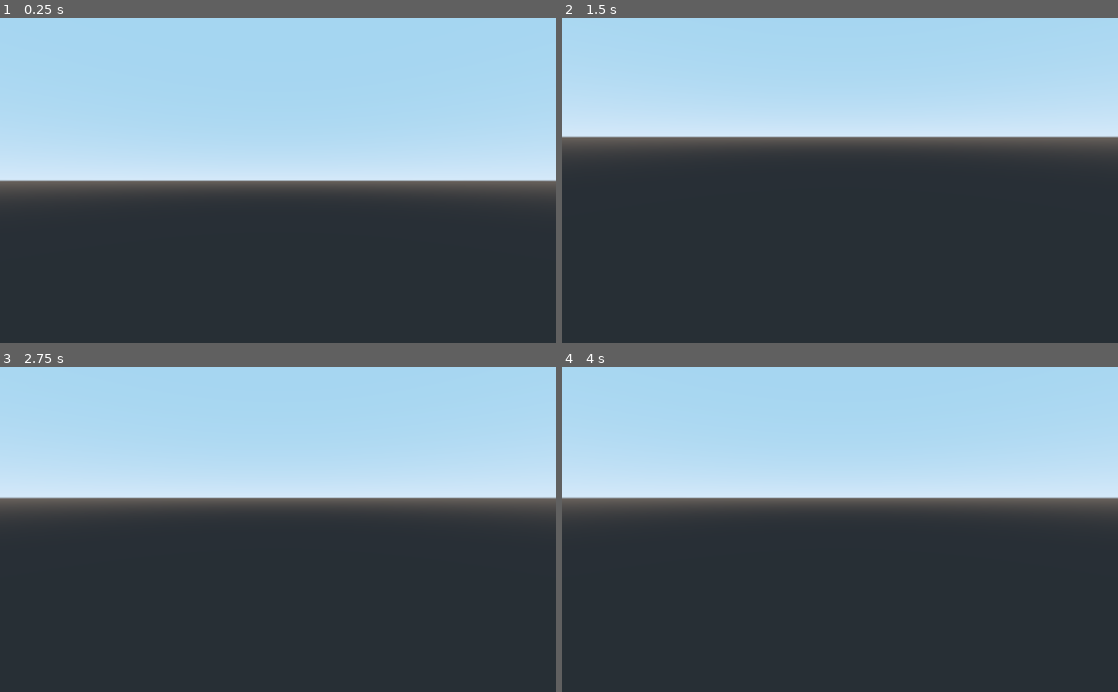
Above: before the commit, frames 1-4 (two rows, left to right).
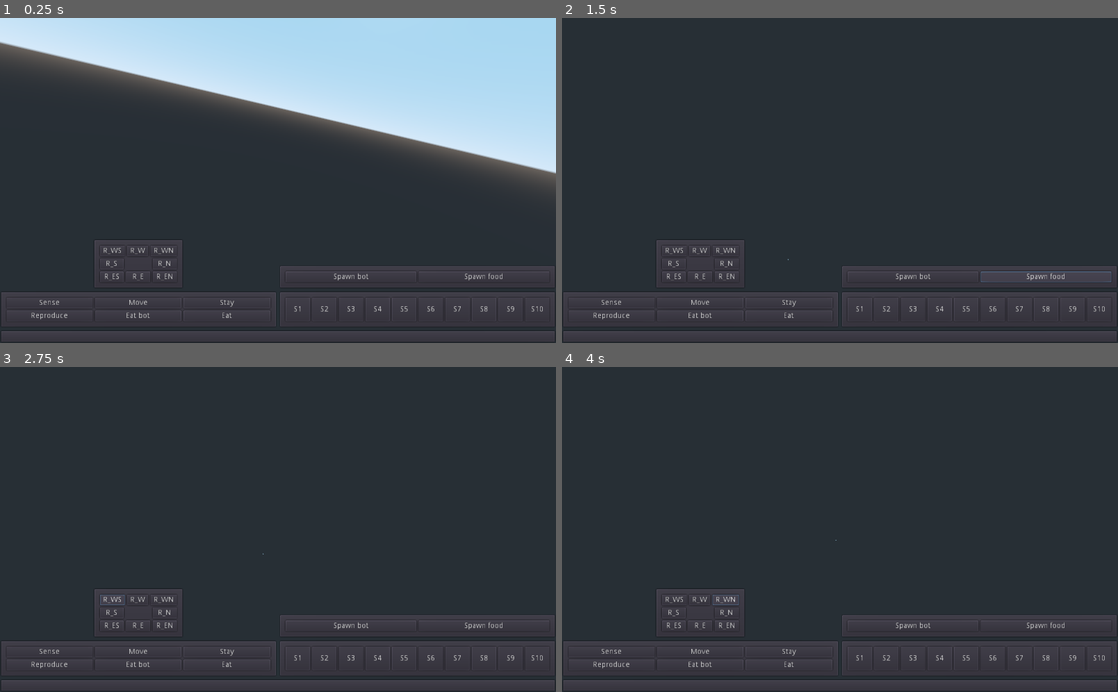
Above: after the commit, the same moments.

Repository: Di4ik3r/HowItEnds
Game: Godot game, scene res://scenes/simulation/Simulation.tscn
Two runs of this game, one before a commit and one after it. Both use one fixed random seed, a clock stepped at 60 frames per second and the inputs below. This scene is started directly instead of the project's main scene.
Inputs (mouse positions are in pixels of both pictures, inside the frame that each line leads up to):
- Up to frame 1 (0.25 s): no input
- Up to frame 2 (1.5 s): click (912, 278) at 0.5 s, where only the run after the commit has a clickable "Spawn bot"; click (1045, 278) at 1.25 s, where only the run after the commit has a clickable "Spawn food"
- Up to frame 3 (2.75 s): click (111, 601) at 2 s, where only the run after the commit has a clickable "R_WS"
- Up to frame 4 (4 s): click (701, 601) at 2.75 s, where only the run after the commit has a clickable "R_W"; click (723, 601) at 3.5 s, where only the run after the commit has a clickable "R_WN"

The runs differ from the first frame. In frame 1, 35% of the frame differs, in the area x 0-100%, y 0-99%; in frame 2, 44%; in frame 3, 47%; in frame 4, 47%.
Error before the commit: Invalid call. Nonexistent function 'get_available_pos' in base 'Nil'. (res://scripts/simulation/food/FoodManager.gd:24)
Error after the commit: Invalid call. Nonexistent function 'get_available_pos' in base 'Nil'. (res://scripts/simulation/bot/BotManager.gd:30)

Commit message:
full implementation of food; minor changes to scripts and scenes

Diff:
--- a/scenes/simulation/Simulation.tscn
+++ b/scenes/simulation/Simulation.tscn
@@ -2,16 +2,16 @@
 
 [ext_resource path="res://scenes/map/Map.tscn" type="PackedScene" id=1]
 [ext_resource path="res://scripts/simulation/Simulation.gd" type="Script" id=2]
-[ext_resource path="res://scenes/simulation/fp_camera/FirstPerson.tscn" type="PackedScene" id=3]
 [ext_resource path="res://scenes/simulation/bot/tests/TestBotUI.tscn" type="PackedScene" id=4]
 [ext_resource path="res://scenes/simulation/food/FoodManager.tscn" type="PackedScene" id=5]
+[ext_resource path="res://scenes/staff/CircleCamera.tscn" type="PackedScene" id=6]
 
 [node name="Simulation" type="Spatial"]
 script = ExtResource( 2 )
 MapPath = NodePath("Map")
+CircleCameraPath = NodePath("CircleCamera")
 
 [node name="TestBotUI" parent="." instance=ExtResource( 4 )]
-visible = false
 
 [node name="Map" parent="." instance=ExtResource( 1 )]
 
@@ -20,13 +20,13 @@
 [node name="FoodManager" parent="." instance=ExtResource( 5 )]
 
 [node name="BotTimer" type="Timer" parent="."]
-wait_time = 0.034
+wait_time = 0.001
 autostart = true
 
 [node name="BotSpawnTimer" type="Timer" parent="."]
 wait_time = 7.0
 
-[node name="FirstPerson" parent="." instance=ExtResource( 3 )]
+[node name="CircleCamera" parent="." instance=ExtResource( 6 )]
 [connection signal="eat_bot_pressed" from="TestBotUI" to="." method="_on_TestBotUI_eat_bot_pressed"]
 [connection signal="eat_pressed" from="TestBotUI" to="." method="_on_TestBotUI_eat_pressed"]
 [connection signal="move_pressed" from="TestBotUI" to="." method="_on_TestBotUI_move_pressed"]
@@ -51,6 +51,7 @@
 [connection signal="skip_8_pressed" from="TestBotUI" to="." method="_on_TestBotUI_skip_8_pressed"]
 [connection signal="skip_9_pressed" from="TestBotUI" to="." method="_on_TestBotUI_skip_9_pressed"]
 [connection signal="spawn_bot_pressed" from="TestBotUI" to="." method="_on_TestBotUI_spawn_bot_pressed"]
+[connection signal="spawn_food_pressed" from="TestBotUI" to="." method="_on_TestBotUI_spawn_food_pressed"]
 [connection signal="stay_pressed" from="TestBotUI" to="." method="_on_TestBotUI_stay_pressed"]
 [connection signal="timeout" from="BotTimer" to="." method="_on_BotTimer_timeout"]
 [connection signal="timeout" from="BotSpawnTimer" to="." method="_on_BotSpawnTimer_timeout"]
--- a/scenes/simulation/bot/tests/TestBotUI.tscn
+++ b/scenes/simulation/bot/tests/TestBotUI.tscn
@@ -149,12 +149,24 @@
 custom_constants/margin_left = 5
 custom_constants/margin_bottom = 5
 
-[node name="ButtonSpawnBot" type="Button" parent="MarginContainer/VBoxContainer/HBoxContainer2/PanelSpecs/MarginContainer"]
+[node name="HBoxContainer" type="HBoxContainer" parent="MarginContainer/VBoxContainer/HBoxContainer2/PanelSpecs/MarginContainer"]
 margin_left = 5.0
 margin_top = 5.0
 margin_right = 491.0
 margin_bottom = 25.0
+
+[node name="ButtonSpawnBot" type="Button" parent="MarginContainer/VBoxContainer/HBoxContainer2/PanelSpecs/MarginContainer/HBoxContainer"]
+margin_right = 241.0
+margin_bottom = 20.0
+size_flags_horizontal = 3
 text = "Spawn bot"
+
+[node name="ButtonSpawnBot2" type="Button" parent="MarginContainer/VBoxContainer/HBoxContainer2/PanelSpecs/MarginContainer/HBoxContainer"]
+margin_left = 245.0
+margin_right = 486.0
+margin_bottom = 20.0
+size_flags_horizontal = 3
+text = "Spawn food"
 
 [node name="HBoxContainer" type="HBoxContainer" parent="MarginContainer/VBoxContainer"]
 margin_top = 96.0
@@ -369,7 +381,8 @@
 [connection signal="pressed" from="MarginContainer/VBoxContainer/HBoxContainer2/PanelRotation/MarginContainer/VBoxContainer/HBoxContainer3/ButtonRotateES" to="." method="_on_ButtonRotateES_pressed"]
 [connection signal="pressed" from="MarginContainer/VBoxContainer/HBoxContainer2/PanelRotation/MarginContainer/VBoxContainer/HBoxContainer3/ButtonRotateE" to="." method="_on_ButtonRotateE_pressed"]
 [connection signal="pressed" from="MarginContainer/VBoxContainer/HBoxContainer2/PanelRotation/MarginContainer/VBoxContainer/HBoxContainer3/ButtonRotateEN" to="." method="_on_ButtonRotateEN_pressed"]
-[connection signal="pressed" from="MarginContainer/VBoxContainer/HBoxContainer2/PanelSpecs/MarginContainer/ButtonSpawnBot" to="." method="_on_ButtonSpawnBot_pressed"]
+[connection signal="pressed" from="MarginContainer/VBoxContainer/HBoxContainer2/PanelSpecs/MarginContainer/HBoxContainer/ButtonSpawnBot" to="." method="_on_ButtonSpawnBot_pressed"]
+[connection signal="pressed" from="MarginContainer/VBoxContainer/HBoxContainer2/PanelSpecs/MarginContainer/HBoxContainer/ButtonSpawnBot2" to="." method="_on_ButtonSpawnBot2_pressed"]
 [connection signal="pressed" from="MarginContainer/VBoxContainer/HBoxContainer/PanelGeneral/MarginContainer2/VBoxContainer/HBoxContainer2/ButtonSense" to="." method="_on_ButtonSense_pressed"]
 [connection signal="pressed" from="MarginContainer/VBoxContainer/HBoxContainer/PanelGeneral/MarginContainer2/VBoxContainer/HBoxContainer2/ButtonMove" to="." method="_on_ButtonMove_pressed"]
 [connection signal="pressed" from="MarginContainer/VBoxContainer/HBoxContainer/PanelGeneral/MarginContainer2/VBoxContainer/HBoxContainer2/ButtonStay" to="." method="_on_ButtonStay_pressed"]
--- a/scenes/simulation/food/FoodManager.tscn
+++ b/scenes/simulation/food/FoodManager.tscn
@@ -6,5 +6,4 @@
 script = ExtResource( 1 )
 
 [node name="FoodTimer" type="Timer" parent="."]
-autostart = true
 [connection signal="timeout" from="FoodTimer" to="." method="_on_FoodTimer_timeout"]
--- a/scenes/simulation/fp_camera/FirstPerson.tscn
+++ b/scenes/simulation/fp_camera/FirstPerson.tscn
@@ -10,7 +10,7 @@
 height = 1.5
 
 [node name="FirstPerson" type="KinematicBody"]
-transform = Transform( -0.00598646, 0, -0.999982, 0, 1, 0, 0.999982, 0, -0.00598646, 24.4869, 17.4677, 44.6278 )
+transform = Transform( 1, 0, 0, 0, 1, 0, 0, 0, 1, 0, 0, 0 )
 script = ExtResource( 1 )
 
 [node name="MeshInstance" type="MeshInstance" parent="."]
--- a/scripts/map/MapManager.gd
+++ b/scripts/map/MapManager.gd
@@ -10,7 +10,7 @@
 var map_type: Array
 var map_bots: Dictionary
 var food_blocks: Dictionary = {}
-
+var FoodManager = null
 
 
 
@@ -58,8 +58,15 @@
 
 
 func block_is_bot(x: int, z: int) -> bool:
-	var value = null if map_bots[Vector3(x, 0, z)] is int else map_bots[Vector3(x, 0, z)]
+#	var value = null if map_bots[Vector3(x, 0, z)] is int else map_bots[Vector3(x, 0, z)]
+	var value = map_bots[Vector3(x, 0, z)]
 	if value:
+		return true
+	return false
+
+
+func block_is_food(x: int, z: int) -> bool:
+	if FoodManager.foods.has(Vector3(x, 0, z)):
 		return true
 	return false
 
--- a/scripts/simulation/Simulation.gd
+++ b/scripts/simulation/Simulation.gd
@@ -2,7 +2,7 @@
 
 
 export(NodePath) var MapPath
-#export(NodePath) var CircleCameraPath
+export(NodePath) var CircleCameraPath
 
 var resource: MapExport = null setget _set_resource
 var bot_manager = BotManager.new()
@@ -10,20 +10,24 @@
 
 onready var FoodManager = $FoodManager
 onready var Map = get_node(MapPath)
-#onready var CircleCamera = get_node(CircleCameraPath)
+onready var CircleCamera = get_node(CircleCameraPath)
+
+
 
 func _ready():
 	pass
 
 
 func start() -> void:
-	for i in range(0, 100):
+	FoodManager.start()
+	for i in range(0, 1):
 		bot_manager.spawn_bot()
+
 
 func _set_resource(value: MapExport) -> void:
 	resource = value
 	Map.resource = resource
-#	CircleCamera.update(resource)
+	CircleCamera.update(resource)
 
 	map_manager.map_pos = Map.map_pos
 	map_manager.map_type = Map.map_type
@@ -32,6 +36,7 @@
 #	bot_manager.map_pos = Map.map_pos
 #	bot_manager.map_type = Map.map_type
 #	bot_manager.map_export = resource
+	bot_manager.FoodManager = FoodManager
 	bot_manager.map_manager = map_manager
 	bot_manager.init_map_bots()
 	bot_manager.bot_holder = get_node("BotHolder")
@@ -39,11 +44,14 @@
 #	FoodManager.map_pos = Map.map_pos
 	FoodManager.map_manager = map_manager
 	map_manager.map_bots = bot_manager.map_bots
+	map_manager.FoodManager = FoodManager
 
 	start()
 
+
 func _on_BotTimer_timeout():
 	bot_manager.cycle()
+
 
 func _on_TestBotUI_eat_bot_pressed():
 	bot_manager.bots[0]._eat_bot()
@@ -98,5 +106,10 @@
 
 
 func _on_BotSpawnTimer_timeout():
-	for i in range(0, 150):
-		bot_manager.spawn_bot()
+#	for i in range(0, 150):
+#		bot_manager.spawn_bot()
+	pass
+
+
+func _on_TestBotUI_spawn_food_pressed():
+	FoodManager.spawn_food()
--- a/scripts/simulation/bot/BotManager.gd
+++ b/scripts/simulation/bot/BotManager.gd
@@ -8,6 +8,7 @@
 var bots: Array
 
 var map_manager: MapManager
+var FoodManager = null
 
 # ~~~~~~~~~~~~~~~~~~~~~~~~~~~~~~~~~~~~~~~~~~~~~~~~~~~~~~~~~~~~~~~~~~~~~~~~~~~~~~ VIRTUAL
 func _init() -> void:
@@ -15,9 +16,11 @@
 
 # ~~~~~~~~~~~~~~~~~~~~~~~~~~~~~~~~~~~~~~~~~~~~~~~~~~~~~~~~~~~~~~~~~~~~~~~~~~~~~~ PUBLIC
 
+
 func cycle() -> void:
 	for bot in bots:
 		(bot as Bot).make_choice()
+
 
 func spawn_bot(bot: Bot = null, pos: Vector3 = Vector3.INF) -> void:
 	if !bot:
@@ -33,6 +36,7 @@
 	map_bots[Vector3(pos.x, 0, pos.z)] = bot
 	bot_holder.add_child(bot)
 
+
 func bot_move(bot: Bot) -> int:
 #	var increaser = Variables.GenTransition.EMPTY
 	if _validate_move(bot):
@@ -47,8 +51,22 @@
 	return bot_sense(bot)
 #		increaser = _get_transition_gen(map_type[bot.translation.x][bot.translation.z])
 #	return increaser
-func bot_eat(bot: Bot) -> void:
-	pass
+
+
+func bot_eat(bot: Bot) -> int:
+	var pos = Vector3(bot.translation.x + bot.look_at_pos.x, \
+		map_manager.get_y(bot.translation.x, bot.translation.z), \
+		bot.translation.z + bot.look_at_pos.z)
+
+	if map_manager.is_out_of_bounds(pos.x, pos.z):
+		return Variables.GenTransition.IMPASSABLE
+
+	if map_manager.block_is_food(pos.x, pos.z):
+		FoodManager.remove_food(pos)
+		bot.energy += Variables.FOOD_COST
+	return sense(pos)
+
+
 func bot_eat_bot(bot: Bot) -> int:
 	var pos = Vector3(bot.translation.x + bot.look_at_pos.x, \
 		map_manager.get_y(bot.translation.x, bot.translation.z), \
@@ -65,6 +83,7 @@
 #		return Variables.GenTransition.BOT
 #	return Variables.GenTransition.EMPTY
 	return sense(pos)
+
 
 func kill_bot(bot: Bot) -> void:
 #	last_bots.push_back(bot.last_duplicate())
--- a/scripts/simulation/bot/tests/TestBotUI.gd
+++ b/scripts/simulation/bot/tests/TestBotUI.gd
@@ -27,6 +27,7 @@
 signal skip_10_pressed
 
 signal spawn_bot_pressed
+signal spawn_food_pressed
 
 
 func _on_ButtonMove_pressed():
@@ -79,3 +80,5 @@
 	emit_signal("skip_10_pressed")
 func _on_ButtonSpawnBot_pressed():
 	emit_signal("spawn_bot_pressed")
+func _on_ButtonSpawnBot2_pressed():
+	emit_signal("spawn_food_pressed")
--- a/scripts/simulation/food/FoodManager.gd
+++ b/scripts/simulation/food/FoodManager.gd
@@ -5,6 +5,7 @@
 #signal food_timer_timeout
 
 export(float) var time = 1 setget _set_time
+export(bool) var spawning = true setget _set_spawning
 
 var map_manager: MapManager
 var foods: Dictionary = {}
@@ -14,14 +15,19 @@
 
 # ~~~~~~~~~~~~~~~~~~~~~~~~~~~~~~~~~~~~~~~~~~~~~~~~~~~~~~~~~~~~~~~~~~~~~~~~~~~~~~ VIRTUAL
 func _ready():
-	pass
+	_set_time(time)
+	_set_time(spawning)
 
 # ~~~~~~~~~~~~~~~~~~~~~~~~~~~~~~~~~~~~~~~~~~~~~~~~~~~~~~~~~~~~~~~~~~~~~~~~~~~~~~ PUBLIC
 func start() -> void:
-	FoodTimer.start()
+	for i in range(0, 30):
+		spawn_food()
+#	FoodTimer.start()
 
 func spawn_food() -> void:
 	var pos = map_manager.get_available_pos()
+	if pos == Vector3.INF:
+		return
 	map_manager.place_food(pos)
 	var food = load(FOOD_PATH).instance()
 	food.translation = pos
@@ -38,12 +44,20 @@
 	food.queue_free()
 
 # ~~~~~~~~~~~~~~~~~~~~~~~~~~~~~~~~~~~~~~~~~~~~~~~~~~~~~~~~~~~~~~~~~~~~~~~~~~~~~~ PRIVATE
+func _set_spawning(value: bool) -> void:
+	spawning = false
+	match spawning:
+		true:
+			FoodTimer.start()
+		false:
+			FoodTimer.stop()
+
+
 func _set_time(value: float) -> void:
 	time = value
 	FoodTimer.wait_time = time
 
+
 func _on_FoodTimer_timeout():
 #	emit_signal("food_timer_timeout")
 	spawn_food()
-	spawn_food()
-	remove_food(foods.keys()[0])
